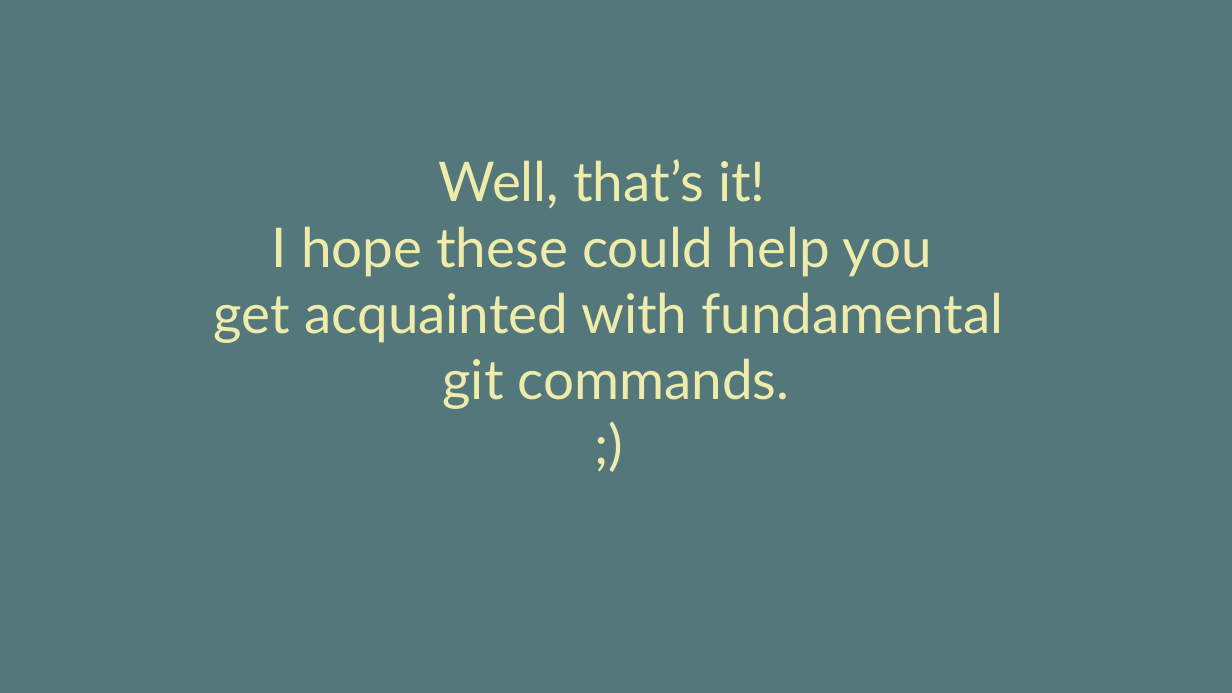
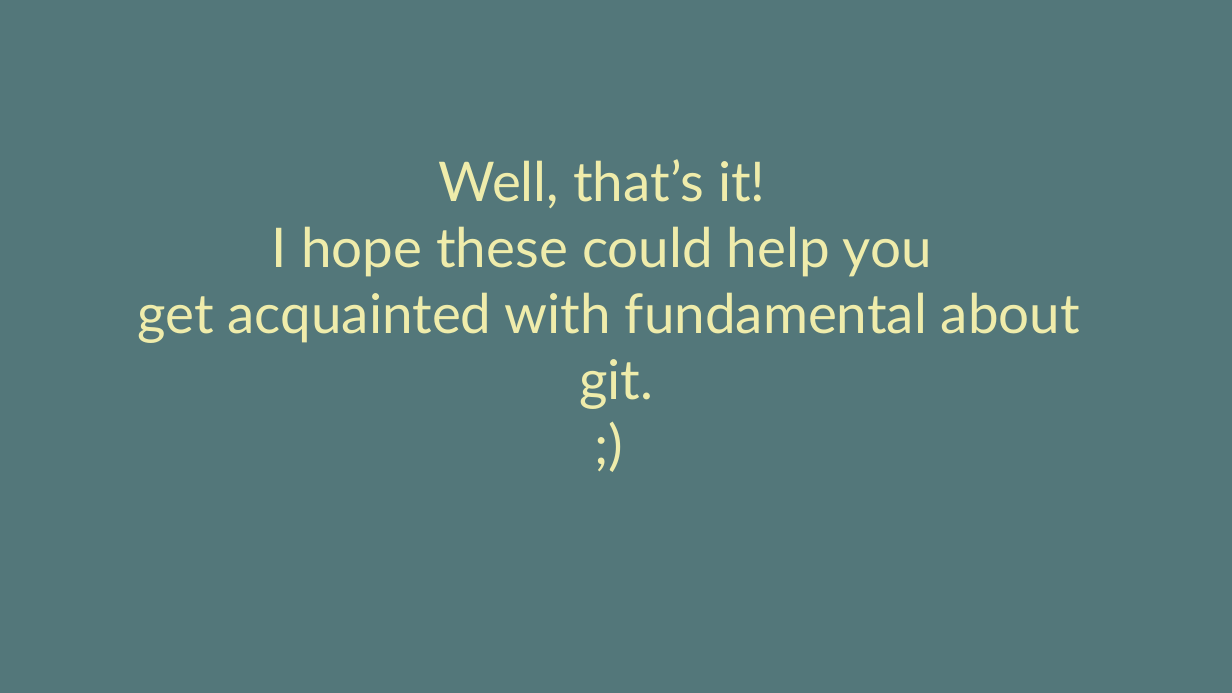
Before and after one commit to vinhnx/Git-for-beginners, a slide deck: slide 42 of git-beginner.pptx (slide 41 before the commit). Drawn at 1232x693 pixels with LibreOffice and Linux fonts; fonts in the diff are those of the drawing. Boxes give left, top, right and bottom in pixels: in the first picture for what was removed or moved away, otherwise in the second. Text is boxed around its words. In the diff, an @@ line names an element or a change of style, - is before the commit and + after.

```diff
--- a/git-beginner.pptx
+++ b/git-beginner.pptx
@@ text "Well, that’s it!": place and size @@
-text "Well, that’s it!" at <box>214,159,1004,409</box>
+text "Well, that’s it!" at <box>137,159,1080,409</box>
@@ text at <box>137,292,1080,409</box>: text changed @@
-get acquainted with fundamental
-git commands.
+get acquainted with fundamental about
+git.
```
Also in this commit, not shown: 9 other slides changed, 1 slide added, 1 other file.
